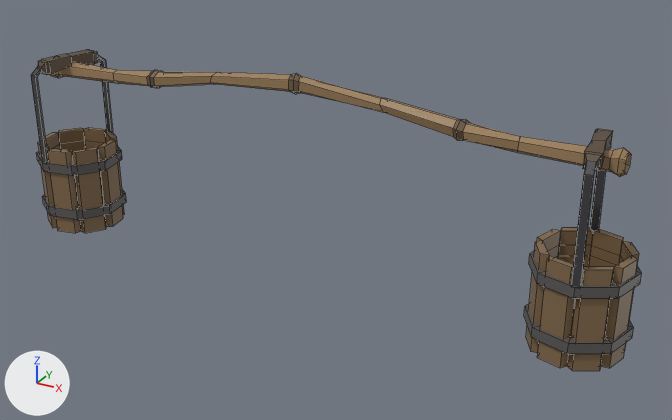
Before and after pictures for a commit that changed the FBX model Assets/Assetpacks/PolygonSamurai/Models/SM_Prop_Bucket_Pole_01.fbx.
Both versions are drawn from a camera (50 mm lens) standing at (0.017, -0.0278, 0.0102) and looking at (0.0015, 0.0003, -0.0039). Lighting does not change. The marker at lower left points along +X, +Y and +Z. Mesh edges are drawn as thin lines. Where no turn or scale is listed for an object, it has been applied to the vertices.

In view in the first picture: 'SM_Prop_Bucket_Pole_01'.
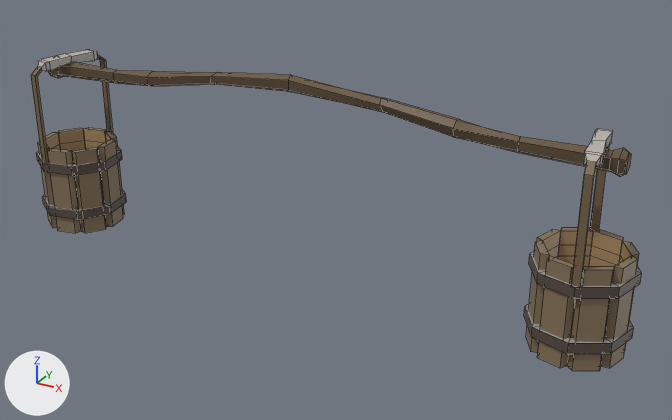
The change, as a diff of the scene's bpy script:
```diff
--- a/Assets/Assetpacks/PolygonSamurai/Models/SM_Prop_Bucket_Pole_01.fbx.py
+++ b/Assets/Assetpacks/PolygonSamurai/Models/SM_Prop_Bucket_Pole_01.fbx.py
@@ img_polygonfarm_texture_01_a_png @@
+img_polygonfarm_texture_01_a_png = load_image('PolygonFarm_Texture_01_A.png', '_unpacked/PolygonFarm_Texture_01_A.png', 2048, 2048, 'sRGB')
@@ mat_lambert1 @@
+mat_lambert1 = principled_material('lambert1')
+mat_lambert1.texture = img_polygonfarm_texture_01_a_png
@@ me_mesh @@
 # used by ob_sm_prop_bucket_pole_01; location = (0.0, 0.0, 0.0)
 # verts and faces of me_mesh; kept vertices keep their numbers, new ones are numbered from 474
 # before: 174 (-0.0119, -0.0003, -0.0003), 176 (-0.0119, -0.0003, 0.0001), 178 (-0.0119, 0.0004, 0.0001), 180 (-0.0119, 0.0004, -0.0003), 239 (-0.0119, 0.0001, 0.0003)
 # before: 240 (-0.0119, 0.0001, -0.0004), 282 (-0.0118, 0.0001, 0.0001), 283 (-0.0118, 0.0001, -0.0002), 284 (-0.0118, -0.0002, -0.0002), 285 (-0.0118, -0.0002, 0.0)
 # before: 286 (-0.0118, 0.0003, -0.0002), 287 (-0.0118, 0.0003, 0.0), 300 (-0.011, 0.0013, 0.0), 301 (-0.0115, -0.0012, 0.0) at pixel (39, 72), 306 (-0.0105, 0.0012, 0.0) at pixel (97, 62)
 # before: 307 (-0.011, -0.0013, 0.0) at pixel (46, 74), 334 (-0.0112, 0.0, 0.0002), 335 (-0.0108, 0.0, 0.0001), 338 (-0.011, 0.0011, 0.0), 339 (-0.0105, 0.001, 0.0) at pixel (94, 64)
 # before: 340 (-0.0115, -0.001, 0.0) at pixel (43, 72), 343 (-0.0109, -0.0011, 0.0) at pixel (50, 74)
-me_mesh.from_pydata(...)  # 474 vertices, 448 faces; spans x -0.0128..0.0128, y -0.0018..0.0018, z -0.0068..0.0012
+me_mesh.from_pydata(...)  # 426 vertices, 400 faces; spans x -0.0128..0.0128, y -0.0018..0.0018, z -0.0068..0.0011
+# me_mesh part 1
+# 42 vertices are removed from x -0.0065..0.0117, y -0.0003..0.0005, z -0.0002..0.0012
+# 62 faces are deleted
+# 9 vertices in x 0.0106..0.0113, y -0.0013..0.0013, z 0.0..0.0001 move by (0.0, 0.0, 0.0002)
+# 1 vertex moves from x 0.0112, y 0.0, z 0.0002 to x 0.0112, y 0.0, z 0.0003
+# 20 new faces join them
+# me_mesh part 2
+delete_vertices([*range(282, 288)])  # with the faces that use them
+for i in [300, 301, 306, 307, 335, 338, 339, 340, 343]: verts[i] += (0.0, 0.0, 0.0002)
+verts[334] = (-0.0112, 0.0, 0.0003)  # moved
+faces += [(174, 176, 239, 240), (178, 180, 240, 239)]
+# me_mesh part 3: 378 faces spanning x -0.0128..0.0128, y -0.0018..0.0018, z -0.0068..0.0011 switch from mat_lambert358 (picture img_polygonsamurai_tex_01_png) to mat_lambert1 (picture img_polygonfarm_texture_01_a_png)
```

Boxes [x1, y1, x2, y2] around the edits, measured in the pictures (672 x 420 px):
part 1 of me_mesh, cut back
    before: [147, 70, 631, 174]
    after: [147, 71, 631, 174]
part 2 of me_mesh, cut back
    before: [40, 51, 98, 75]
    after: [42, 51, 98, 71]
part 3 of me_mesh, recoloured
    both: [31, 50, 642, 363]
